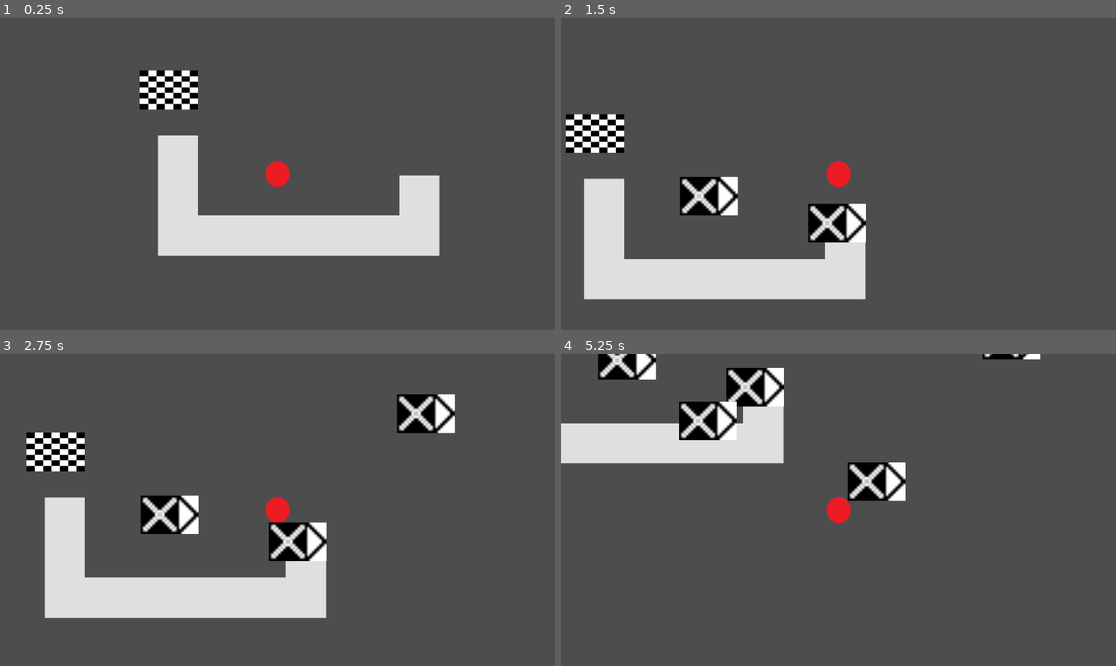
Above: before the commit, frames 1-4 (two rows, left to right).
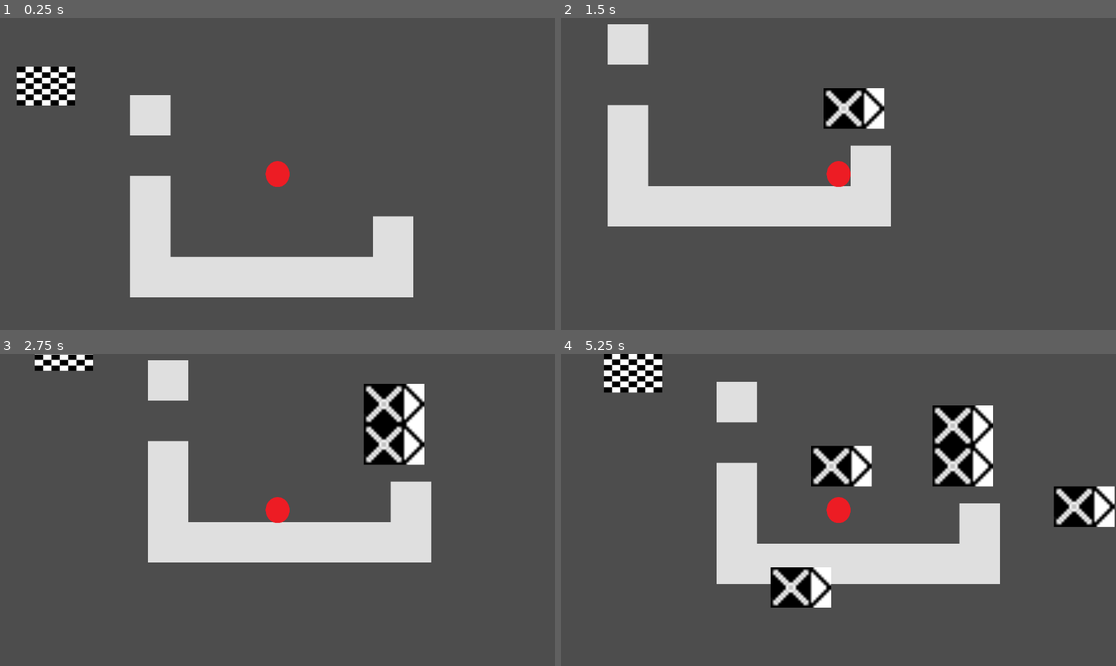
Above: after the commit, the same moments.

Repository: SomeFamousPerson/major-project
Game: Godot game, scene res://main.tscn
Same seed, same stepped clock (60 frames per second), same inputs: the game is played once before the commit and once after it.
Inputs (mouse positions are in pixels of both pictures, inside the frame that each line leads up to):
- Up to frame 1 (0.25 s): no input
- Up to frame 2 (1.5 s): move the mouse to (960, 158) at 0.52 s; hold D (right) from 0.53 s (still down); click (960, 158) at 0.6 s; tap Space (jump) at 0.77 s; move the mouse to (727, 189) at 1.27 s; click (727, 189) at 1.35 s
- Up to frame 3 (2.75 s): tap Space (jump) at 1.52 s; move the mouse to (333, 441) at 2.02 s; release D (right) at 2.03 s; hold A (left) from 2.03 s (still down); click (333, 441) at 2.1 s
- Up to frame 4 (5.25 s): move the mouse to (810, 572) at 2.77 s; release A (left) at 2.78 s; hold D (right) 2.78-4.28 s; click (810, 572) at 2.85 s; tap Space (jump) at 3.02, 3.77, 4.52 s; move the mouse to (1005, 556) at 3.52 s; click (1005, 556) at 3.6 s; move the mouse to (672, 463) at 4.27 s; hold A (left) 4.28-5.03 s; click (672, 463) at 4.35 s; move the mouse to (866, 510) at 5.02 s; hold D (right) from 5.03 s (still down); click (866, 510) at 5.1 s

The runs differ from the first frame. In frame 1, 19% of the frame differs, in the area x 3-80%, y 15-90%; in frame 2, 21%; in frame 3, 24%; in frame 4, 25%, in the area x 0-100%, y 0-82%.

Commit message:
fixed stuff and things

Diff:
--- a/levels/level_1.tscn
+++ b/levels/level_1.tscn
@@ -24,14 +24,14 @@
 script = ExtResource("1_ffec1")
 
 [node name="TileMap" type="TileMap" parent="."]
-scale = Vector2(5.96, 5.96)
+scale = Vector2(6, 6)
 tile_set = SubResource("TileSet_2as2m")
 format = 2
-layer_0/tile_data = PackedInt32Array(262144, 1, 4, 262145, 1, 4, 262146, 1, 4, 262147, 1, 4, 262148, 1, 4, 262149, 1, 4, 262150, 1, 4, 196614, 1, 4, 196608, 1, 4, 131072, 1, 4)
+layer_0/tile_data = PackedInt32Array(262144, 1, 4, 262145, 1, 4, 262146, 1, 4, 262147, 1, 4, 262148, 1, 4, 262149, 1, 4, 262150, 1, 4, 196614, 1, 4, 196608, 1, 4, 131072, 1, 4, 0, 1, 4)
 
 [node name="Player" parent="." instance=ExtResource("2_t3bdi")]
-position = Vector2(248, 240)
+position = Vector2(306, 157)
 scale = Vector2(0.399999, 0.399999)
 
 [node name="Flag" parent="." instance=ExtResource("5_5s5ny")]
-position = Vector2(23, 73)
+position = Vector2(-174, -18)
--- a/levels/world.gd
+++ b/levels/world.gd
@@ -1,25 +1,34 @@
 extends Node2D
 var mouse = get_global_mouse_position()
 var atlas = Vector2i(0,0)
-var swappers_remaining = 1
+var swappers_remaining = 1000
 var tileswapper = preload("res://tile_swapper.tscn")
 
 
 func _physics_process(delta):
 	var tilemap = $TileMap
+
 	#place tile-swappers
+	#get mouse location
 	mouse = get_global_mouse_position()
 	if Input.is_action_just_pressed("click"):
-		var cell = Vector2i(mouse)/tilemap.tile_set.tile_size#/Vector2i(tilemap.scale)
-		print("cell position: ",cell)
-		var world_pos = Vector2i(tilemap.map_to_local(cell))
-		print("world position: ",world_pos)
-		#print ("atlas position: ", tilemap.get_cell_atlas_coords(0, cell))
+		#print(tilemap)
+		#set the cell variable, which is what tilemap cell the mouse clicked on
+		var cell = Vector2i(mouse)/tilemap.tile_set.tile_size/Vector2i(tilemap.scale)
+		#print("cell position: ",cell)
+		#gets the position of that cell in the world
+		var world_pos = Vector2(tilemap.map_to_local(cell*Vector2i(tilemap.scale)))
+		#print("world position: ",world_pos)
+		#gets the atlas position of that cell(where on the tileset it is)
 		atlas = Vector2i(tilemap.get_cell_atlas_coords(0, cell))
-		if atlas == Vector2i(-1,-1) and swappers_remaining <= 1:
+		#print("atlas position: ",atlas)
+		#if that spot is free and you have swappers left, it places one
+		if atlas == Vector2i(-1,-1) and swappers_remaining >= 1:
 			print("valid spot")
 			var swapper = tileswapper.instantiate()
 			add_child(swapper)
+			swapper.scale = Vector2(5.25,5.25)
 			#swapper.top_level = true
-			swapper.global_position = world_pos
+			swapper.global_position = (world_pos)#-Vector2(28,49))
 			print("placed location: ", swapper.global_position)
+			swappers_remaining -= 1
--- a/tile_swapper.tscn
+++ b/tile_swapper.tscn
@@ -10,9 +10,7 @@
 script = ExtResource("1_d2yi8")
 
 [node name="Sprite2D" type="Sprite2D" parent="."]
-scale = Vector2(5, 5)
 texture = ExtResource("2_loe5d")
 
 [node name="CollisionShape2D" type="CollisionShape2D" parent="."]
-scale = Vector2(5, 5)
 shape = SubResource("RectangleShape2D_scgfj")
Not shown: 1 places in levels/level_2.tscn that only renumber resources
Not shown: 1 places in levels/level_3.tscn that only renumber resources
